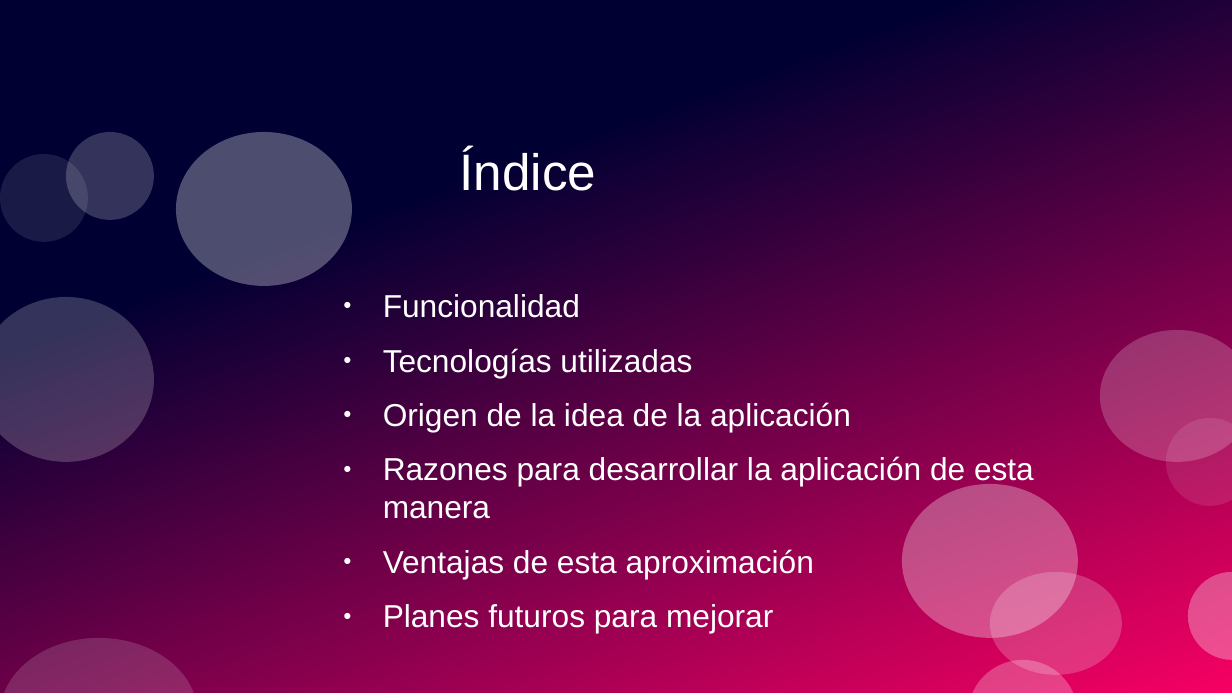
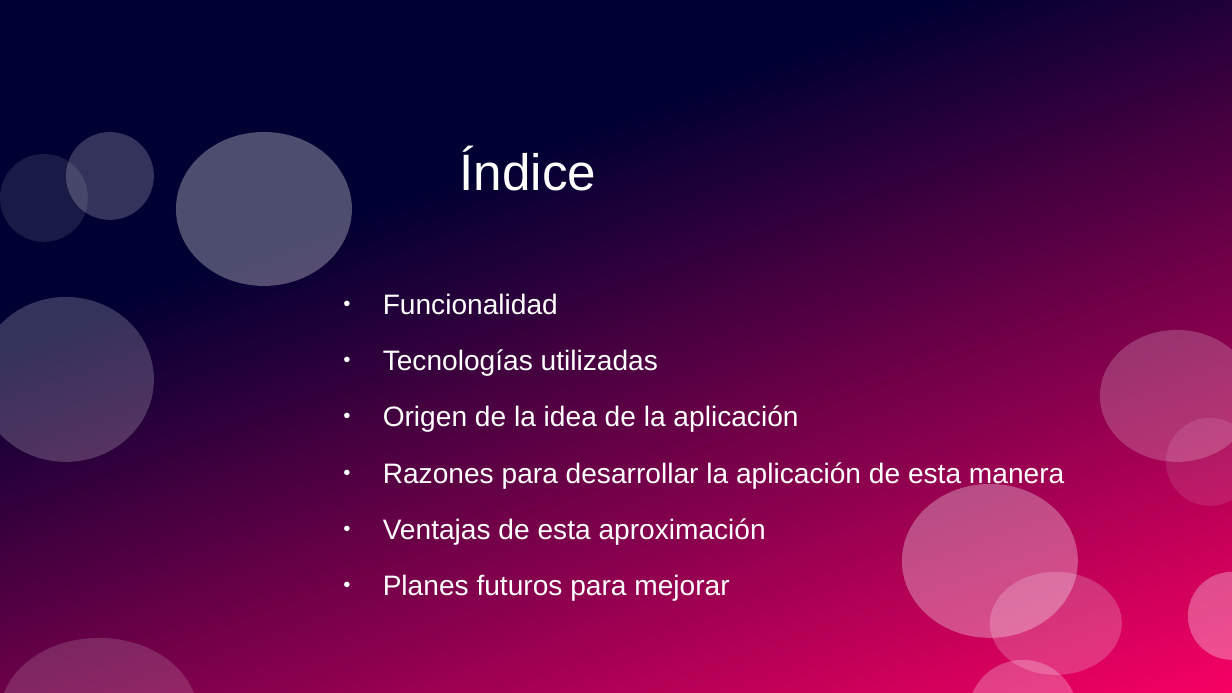
Before and after one commit to Guillermo750/integracion-dam, a slide deck: slide 2 of Defensa/Presentación/ReactNativeApp.odp. Drawn at 1232x693 pixels with LibreOffice and Linux fonts; fonts in the diff are those of the drawing. Boxes give left, top, right and bottom in pixels: in the first picture for what was removed or moved away, otherwise in the second. Text is boxed around its words. In the diff, an @@ line names an element or a change of style, - is before the commit and + after.

```diff
--- a/Defensa/Presentación/ReactNativeApp.odp
+++ b/Defensa/Presentación/ReactNativeApp.odp
@@ text "Funcionalidad" at box(383, 293, 1064, 600): size 20.4 to 18.2 pt; more space between paragraphs @@
```
Also in this commit, not shown: 6 other slides changed, 1 other file.
